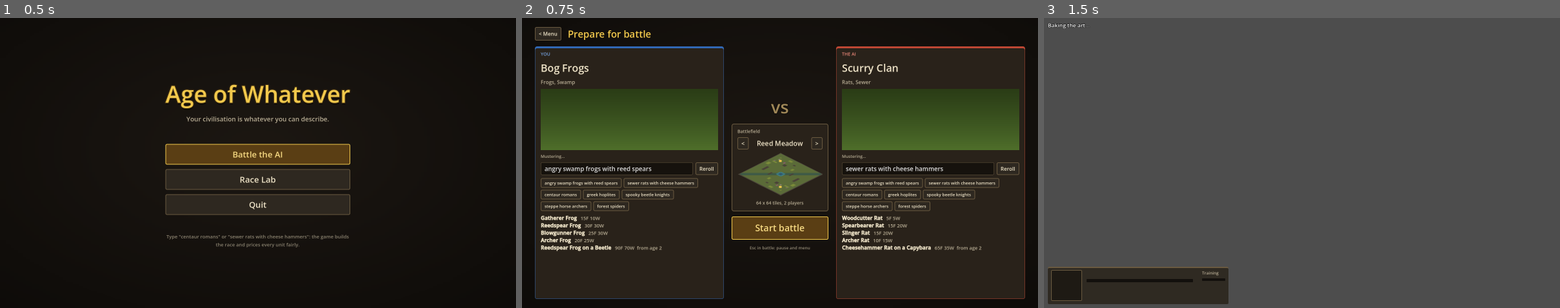
Above: before the commit, frames 1-3 (left to right).
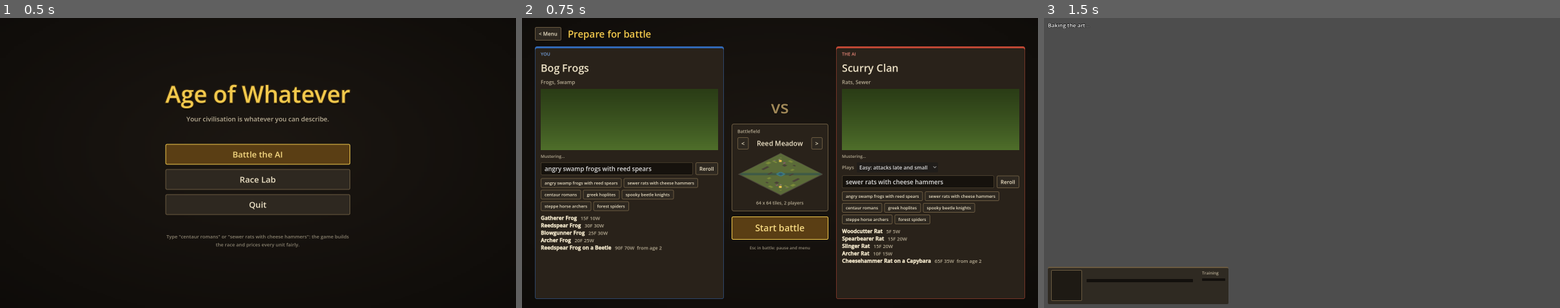
Above: after the commit, the same moments.

Repository: Casaide/age-of-anything
Game: Godot game, scene res://scenes/match_setup.tscn
Same seed, same stepped clock (60 frames per second), same inputs: the game is played once before the commit and once after it.
Inputs:
- Up to frame 1 (0.5 s): no input
- Up to frame 2 (0.75 s): click "Battle the AI" at 0.5 s
- Up to frame 3 (1.5 s): click "Start battle" at 1.25 s

Frame 1 is identical in both runs. In frame 2, 3.5% of the frame differs, in the area x 62-97%, y 49-85%; in frame 3, nothing differs.

Commit message:
Opening hints (three, one-time, against the AI); Easy/Normal AI (data levels, picked on the AI's banner)
Co-Authored-By: Claude Opus 5.5 <noreply@anthropic.com>

Diff:
--- a/data/ai.json
+++ b/data/ai.json
@@ -75,5 +75,17 @@
   "repeat_min_army": 8,
   "guard": 4
  },
- "_doc_mix": "economy.mix: per age, the share of workers on each resource (the bot sends idle and new workers to whatever is furthest below its share)"
+ "_doc_mix": "economy.mix: per age, the share of workers on each resource (the bot sends idle and new workers to whatever is furthest below its share)",
+ "levels": {
+  "_doc": "difficulty: each level's changes to the military plan. delay: seconds added to every wave's time; army_pct: the share of each wave's minimum army; guard_pct the same for the home guard",
+  "easy": {
+   "delay": 300,
+   "army_pct": 50,
+   "max_workers": 22
+  },
+  "normal": {
+   "delay": 0,
+   "army_pct": 100
+  }
+ }
 }
--- a/scenes/match_setup.gd
+++ b/scenes/match_setup.gd
@@ -41,6 +41,7 @@
 var map_name: Label
 var map_pic: TextureRect
 var map_note: Label
+var level_pick: OptionButton
 
 
 func _ready() -> void:
@@ -243,6 +244,17 @@
 	col.add_child(stage)
 	var status := _label("", 13, DIM)
 	col.add_child(status)
+	if i == 1:   # the AI's banner: how hard it plays
+		var lrow := HBoxContainer.new()
+		lrow.add_theme_constant_override("separation", 8)
+		lrow.add_child(_label("Plays", 15, DIM))
+		level_pick = OptionButton.new()
+		level_pick.add_item("Easy: attacks late and small")
+		level_pick.add_item("Normal")
+		level_pick.selected = 0
+		level_pick.focus_mode = Control.FOCUS_NONE
+		lrow.add_child(level_pick)
+		col.add_child(lrow)
 	# The prompt, a reroll, presets.
 	var prow := HBoxContainer.new()
 	prow.add_theme_constant_override("separation", 8)
@@ -379,6 +391,7 @@
 	view.rerolls = [sides[0].reroll, sides[1].reroll]
 	view.map_id = MAPS[map_index]
 	view.vs_ai = true
+	view.ai_level = ["easy", "normal"][level_pick.selected]
 	get_tree().root.add_child(view)
 	get_tree().current_scene = view
 	queue_free()
--- a/scenes/sim_debug.gd
+++ b/scenes/sim_debug.gd
@@ -83,6 +83,9 @@
 var alert_at := Vector2.INF  # where we were last attacked (canvas), for Space
 var alert_next := 0.0        # seconds of match time before the next alarm may sound
 var alert_label: Label
+var hint: Label             # the opening hints (against the AI), one at a time
+var hint_step := 0
+var start_units := 0
 var fx: CombatFx            # projectiles, sparks, deaths (from the sim's events)
 var marks: Node2D           # under units: selection rings, move lines, flow arrows
 var layer: Node2D           # units, buildings and resource props, y-sorted
@@ -111,6 +114,7 @@
 var show_flow := false
 var autoplay := false
 var army := false           # also spawn a test army per side (F7 toggles and restarts)
+var ai_level := "normal"    # easy or normal (data/ai.json levels; picked in the lobby)
 var vs_ai := false          # side 2 is played by the AI (set by the match setup screen)
 var banner: Label           # victory / defeat
 var pause_menu: Control     # Esc against the AI: resume, surrender, back to the menu
@@ -418,7 +422,7 @@
 	elif on:
 		clock.bots = [Bot.new(0), Bot.new(1)]   # watch two AIs play
 	else:
-		clock.bots = [Bot.new(1)] if vs_ai else []
+		clock.bots = [Bot.new(1, {}, ai_level)] if vs_ai else []
 
 
 # ------------------------------------------------------------------ input
@@ -561,6 +565,62 @@
 			start_live(world.races.map(func(r): return r.prompt))
 		KEY_G:
 			regen_army(1 if event.ctrl_pressed else 0, event.shift_pressed or event.ctrl_pressed)
+
+
+## Three one-time hints for the first minutes against the AI; each clears itself when done.
+const HINTS := [
+	"Click your Town Center, then press Q (or its button) to train a worker.",
+	"Select a worker and right-click a bush, reeds or stone to gather.",
+	"Build a House (select a worker, press H) before your population fills up: every unit needs room.",
+]
+
+func _update_hint() -> void:
+	if not vs_ai or hint_step >= HINTS.size():
+		if hint != null:
+			hint.visible = false
+		return
+	if hint == null:
+		hint = _label(17, Vector2(24, 0))
+		hint.add_theme_color_override("font_color", Color("#f2e6c8"))
+		var st := StyleBoxFlat.new()
+		st.bg_color = Color("#2e2820", 0.92)
+		st.border_color = Color("#f2c94c")
+		st.set_border_width_all(1)
+		st.set_corner_radius_all(4)
+		st.set_content_margin_all(10)
+		hint.add_theme_stylebox_override("normal", st)
+		hint.anchor_top = 1.0
+		hint.anchor_bottom = 1.0
+		banner.get_parent().add_child(hint)
+		var u := world.units
+		for i in u.count():
+			if u.owner[i] == active:
+				start_units += 1
+	var done := false
+	match hint_step:
+		0:
+			var n := 0
+			for i in world.units.count():
+				if world.units.owner[i] == active:
+					n += 1
+			done = n > start_units
+		1:
+			for i in world.units.count():
+				if world.units.owner[i] == active and world.units.task[i] == Economy.GATHER:
+					done = true
+		2:
+			for b in world.buildings.count():
+				if world.buildings.owner[b] == active and world.btypes[world.buildings.kind[b]].house and world.btypes[world.buildings.kind[b]].id != "town_center":
+					done = true
+			done = done or world.tick > 20 * 240
+	if done:
+		hint_step += 1
+		sfx.play("select", -8.0)
+	hint.visible = hint_step < HINTS.size()
+	if hint.visible:
+		hint.text = "Tip %d of 3:  %s" % [hint_step + 1, HINTS[hint_step]]
+		hint.offset_bottom = -panel.size.y - 24   # just above the command panel, its own height
+		hint.offset_top = hint.offset_bottom - 44
 
 
 ## Under attack: the first enemy blow on one of ours out of view sounds a horn, pings the
@@ -1083,6 +1143,7 @@
 	marks.queue_redraw()
 	overlay.queue_redraw()
 	_update_top_bar()
+	_update_hint()
 	if alert_label != null and alert_label.visible and Time.get_ticks_msec() > int(alert_label.get_meta("until", 0)):
 		alert_label.visible = false
 	hud.visible = show_debug
--- a/src/ai/bot.gd
+++ b/src/ai/bot.gd
@@ -29,10 +29,19 @@
 var _next_build := 0
 
 
-## config: data/ai.json as ints (see load_config), or {} to load it.
-func _init(p_player: int, config := {}) -> void:
+## config: data/ai.json as ints (see load_config), or {} to load it. level: a key of
+## its "levels" (easy, normal): later, smaller attack waves and a smaller economy.
+func _init(p_player: int, config := {}, level := "normal") -> void:
 	player = p_player
 	cfg = config if not config.is_empty() else load_config()
+	if cfg.has("levels") and cfg.levels.has(level):
+		var l: Dictionary = cfg.levels[level]
+		cfg = cfg.duplicate(true)
+		for w in cfg.military.waves:
+			w.at = int(w.at) + int(l.get("delay", 0))
+			w.min_army = maxi(1, int(w.min_army) * int(l.get("army_pct", 100)) / 100)
+		cfg.military.repeat_min_army = maxi(1, int(cfg.military.repeat_min_army) * int(l.get("army_pct", 100)) / 100)
+		cfg.economy.max_workers = int(l.get("max_workers", cfg.economy.max_workers))
 	eco = EcoBot.new(p_player)
 	eco.MIX = {}
 	for age in cfg.economy.mix:
